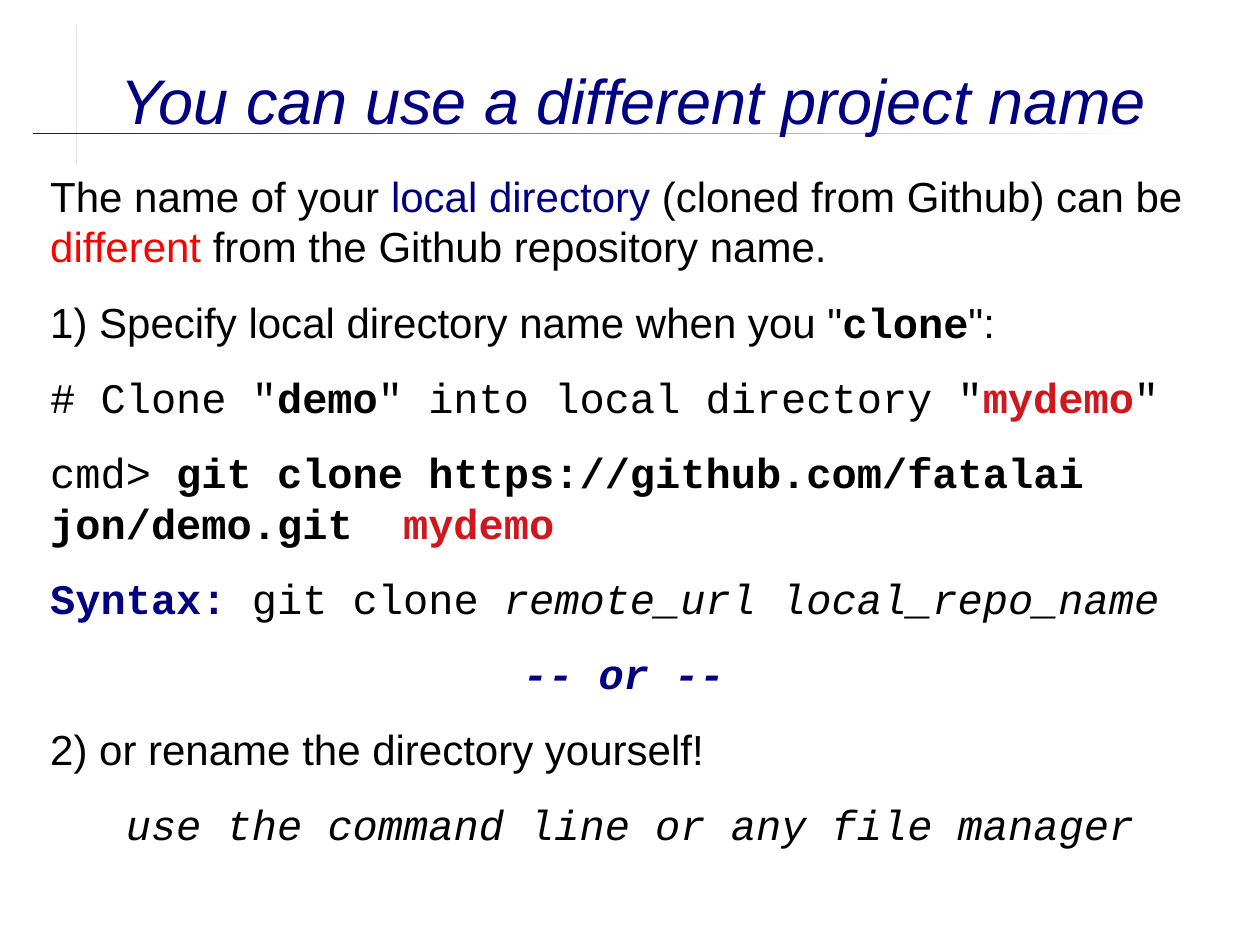
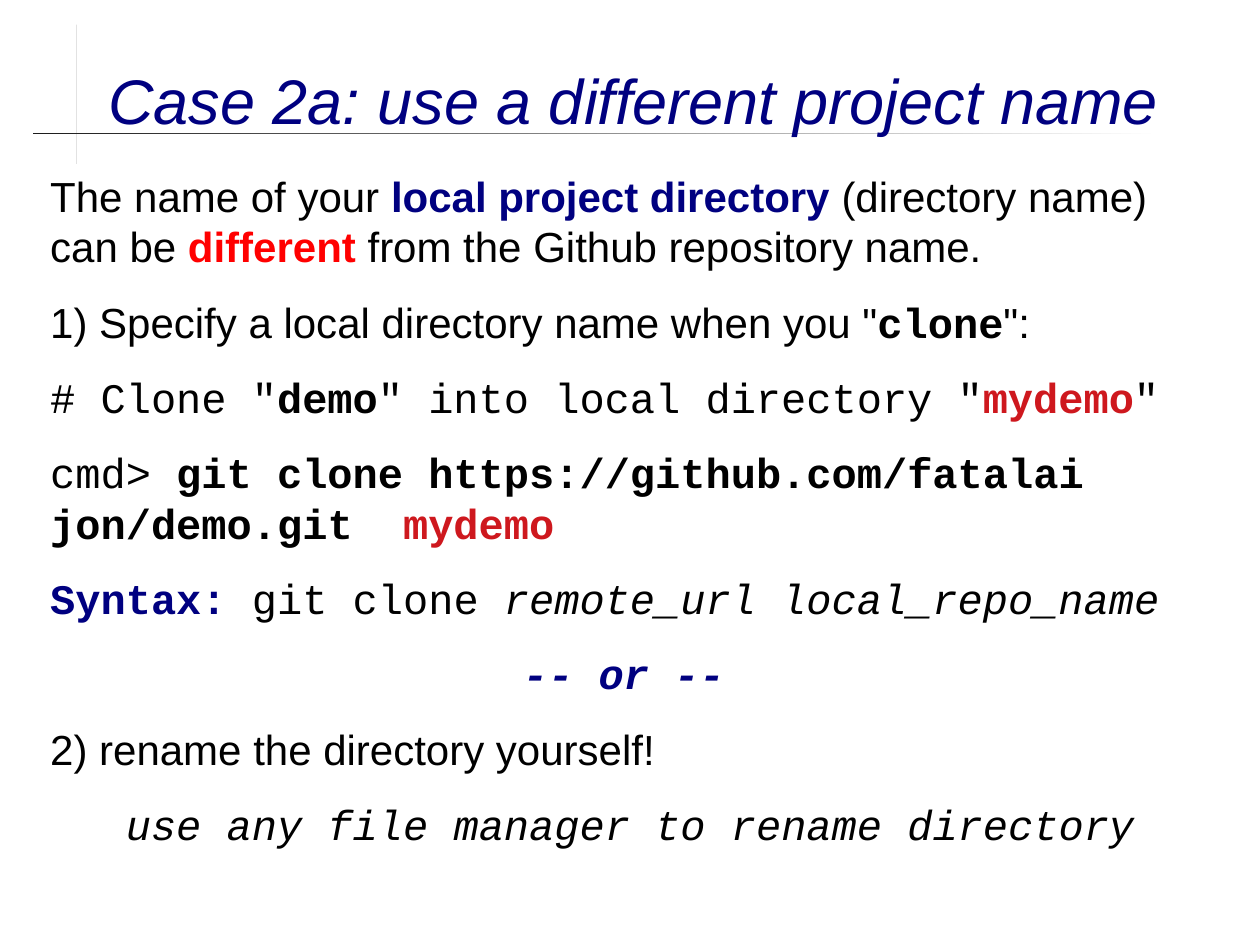
Before and after one commit to cpske/ISP, a slide deck: slide 12 of git/Using-Github.ppt (slide 10 before the commit). Drawn at 1260x945 pixels with LibreOffice and Linux fonts; fonts in the diff are those of the drawing. Boxes give left, top, right and bottom in pixels: in the first picture for what was removed or moved away, otherwise in the second. Text is boxed around its words. In the diff, an @@ line names an element or a change of style, - is before the commit and + after.

```diff
--- a/git/Using-Github.ppt
+++ b/git/Using-Github.ppt
@@ title at box(108, 78, 1158, 135): text changed @@
-You can use a different project name
+Case 2a: use a different project name
@@ text at box(50, 181, 1147, 346): text changed @@
-The name of your local directory (cloned from Github) can be different from the Github repository name.
-1) Specify local directory name when you "clone":
+The name of your local project directory (directory name) can be different from the Github repository name.
+1) Specify a local directory name when you "clone":
@@ text at box(50, 734, 1134, 849): text changed @@
-2) or rename the directory yourself!
-use the command line or any file manager
+2) rename the directory yourself!
+use any file manager to rename directory
```
Also in this commit, not shown: 12 other slides changed, 5 slides added, 1 slide removed, 5 other files.
